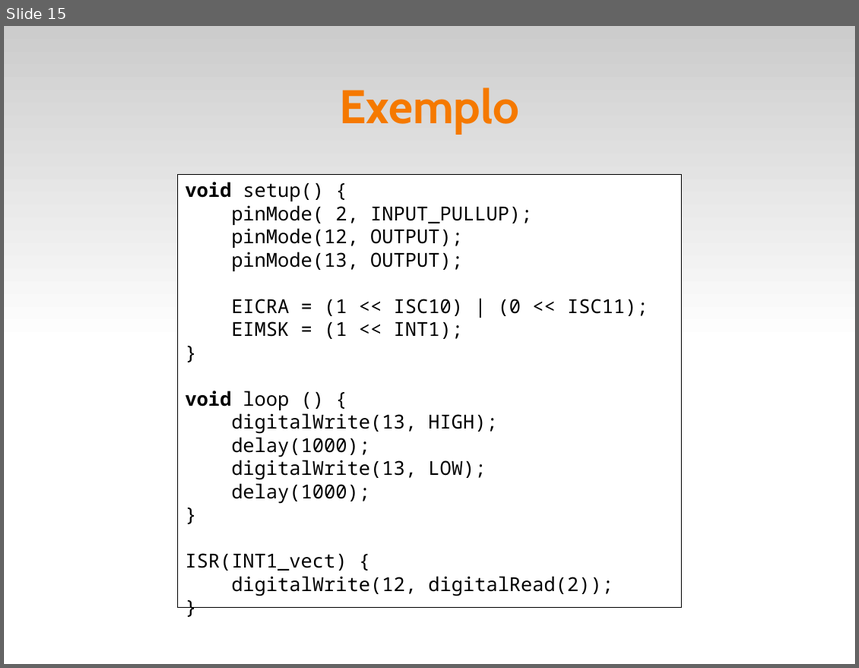
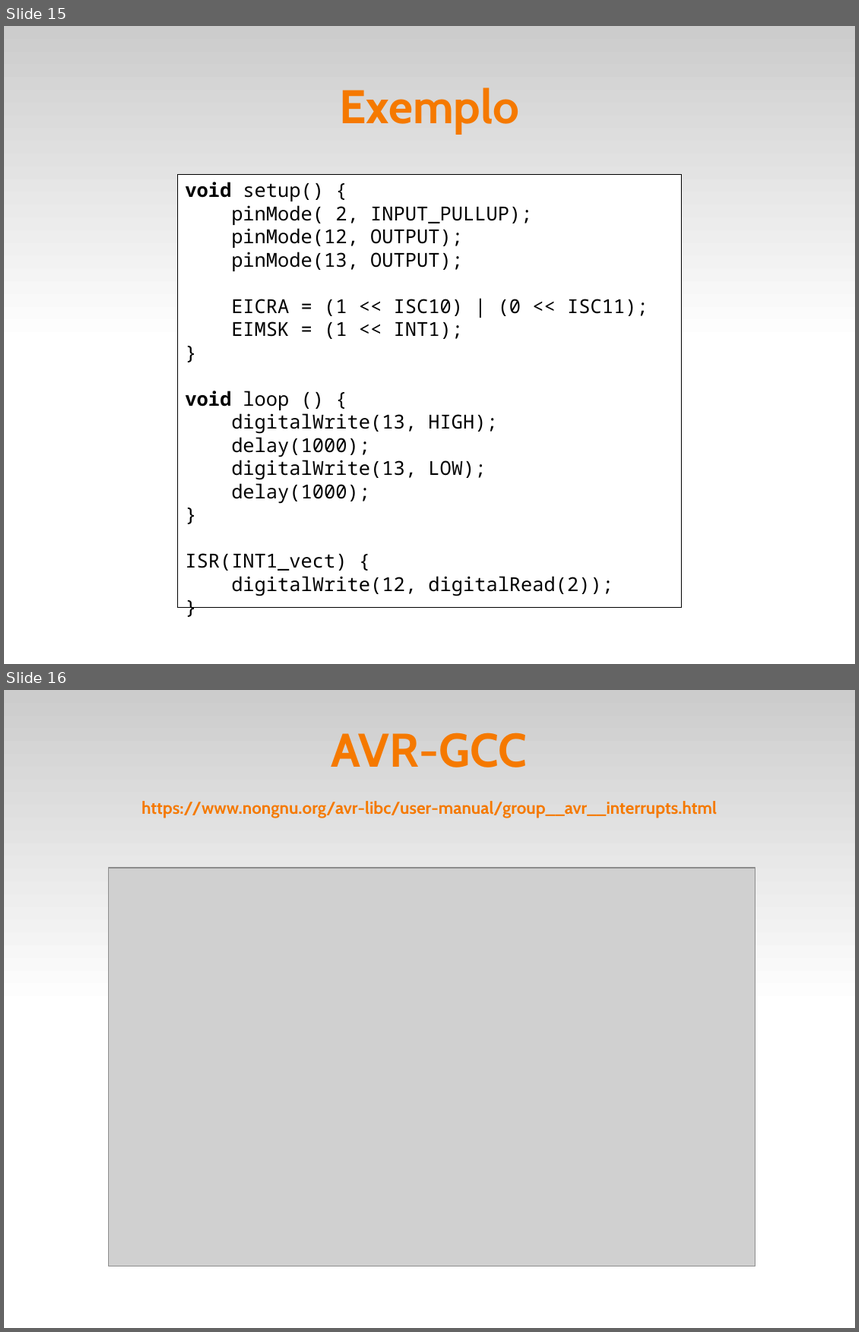
Before and after one commit to fsantanna-uerj/SE, a slide deck: Slides/se-05-isrs.odp. Shown one above the other, each under a label of ours: slide 15 before the commit, slides 15 and 16 after it. The pictures are 859x668 and 859x1332 pixels, drawn with LibreOffice and Linux fonts; fonts in the diff are those of the drawing; grey boxes stand for pictures. Boxes give left, top, right and bottom in pixels: in the first picture for what was removed or moved away, otherwise in the second. Text is boxed around its words. In the diff, an @@ line names an element or a change of style, - is before the commit and + after.

```diff
--- a/Slides/se-05-isrs.odp
+++ b/Slides/se-05-isrs.odp
@@ slide 16 added at (x1=4, y1=690, x2=855, y2=1328), background #FFFFFF; not listed: 1 template element that a slide beside it also shows @@
@@ title added at (x1=142, y1=733, x2=717, y2=818), 16 pt, text #F57900, bold @@
+AVR-GCC
+https://www.nongnu.org/avr-libc/user-manual/group__avr__interrupts.html
@@ picture added at (x1=109, y1=868, x2=756, y2=1267) @@
```
Also in this commit, not shown: 2 other files.
